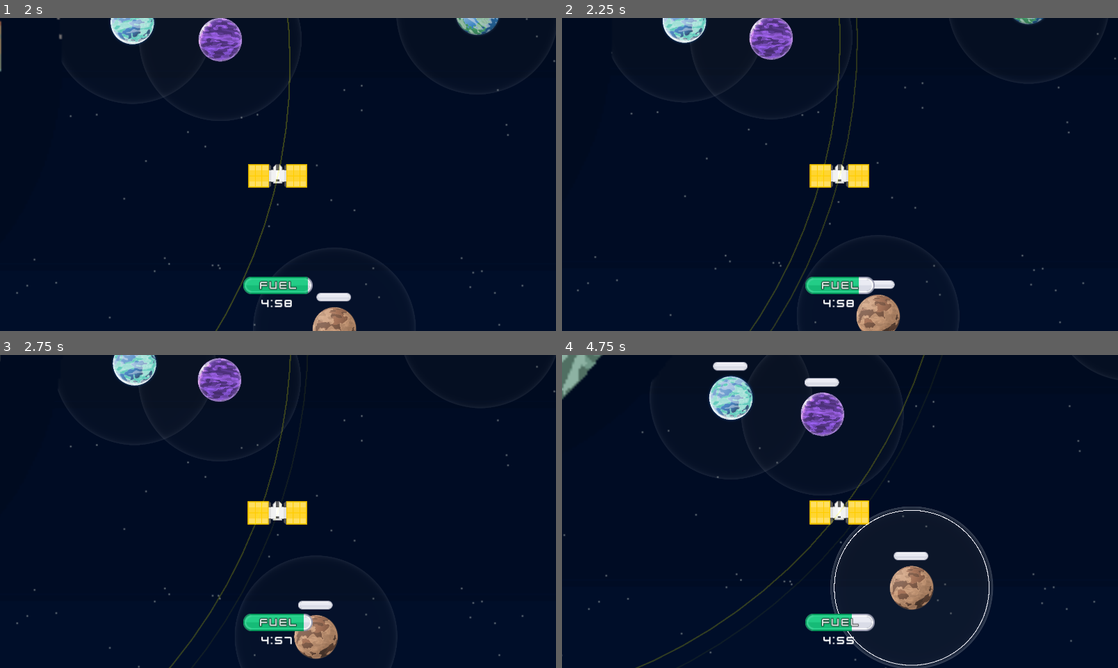
Above: before the commit, frames 1-4 (two rows, left to right).
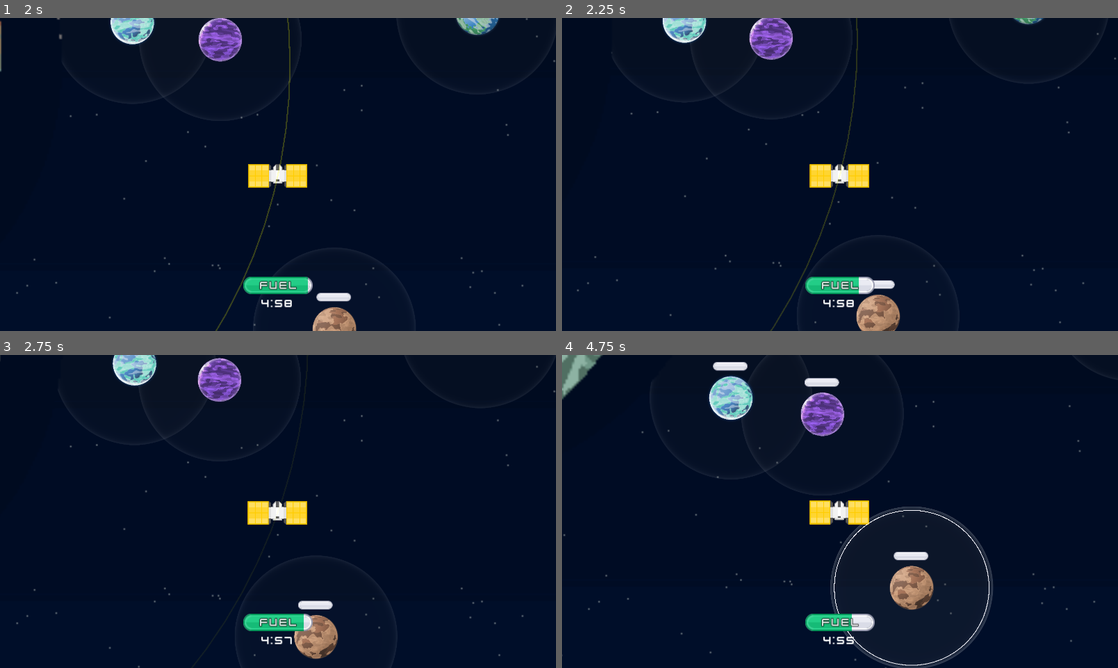
Above: after the commit, the same moments.

Repository: ThreeChooseOne/loopiter
Game: Godot game, scene res://root_scene.tscn
The game is run twice, just before and just after one commit, with the same random seed, the same clock (stepped at 60 frames per second) and the same inputs.
Inputs:
- Up to frame 1 (2 s): click "Start" at 0.5 s; tap Enter at 1.25 s; hold Up from 1.28 s (still down); tap I at 1.35 s
- Up to frame 2 (2.25 s): keep holding Up; tap O at 2.1 s
- Up to frame 3 (2.75 s): keep holding Up
- Up to frame 4 (4.75 s): release Up at 2.78 s; hold A 2.78-4.28 s; tap V at 2.85 s; tap I at 3.6 s; hold Down from 4.28 s (still down); tap O at 4.35 s

Frame 1 is identical in both runs. In frame 2, 0.3% of the frame differs, in the area x 33-51%, y 0-100%; in frame 3, 0.3%; in frame 4, 0.4%, in the area x 13-66%, y 0-100%.

Commit message:
fix debug viz artifact

Diff:
--- a/jazz/circular_halo_mask.gd
+++ b/jazz/circular_halo_mask.gd
@@ -21,6 +21,7 @@
 func _draw() -> void:
 	if drawline:
 		remove_child(drawline)
+		drawline.queue_free()
 	var line = Line2D.new()
 	line.points = viz_orbit.curve.get_baked_points()
 	line.default_color = Color.YELLOW
@@ -31,6 +32,9 @@
 
 func add_orbit_viz(orbit: BaseOrbit) -> void:
 	viz_orbit = orbit
+	if drawline:
+		remove_child(drawline)
+		drawline.queue_free()
 	queue_redraw()
 
 func _on_radar_timer_timeout() -> void:
